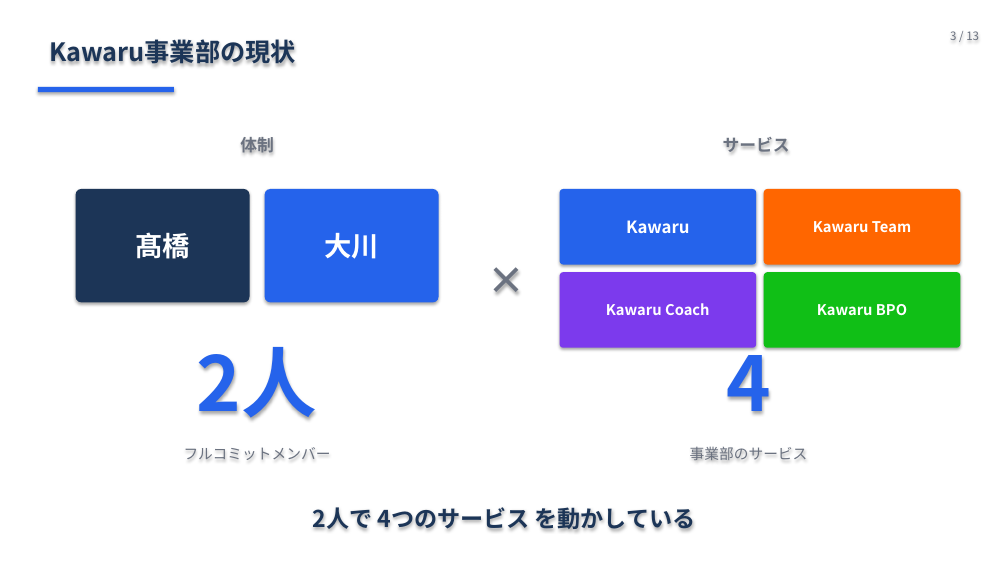
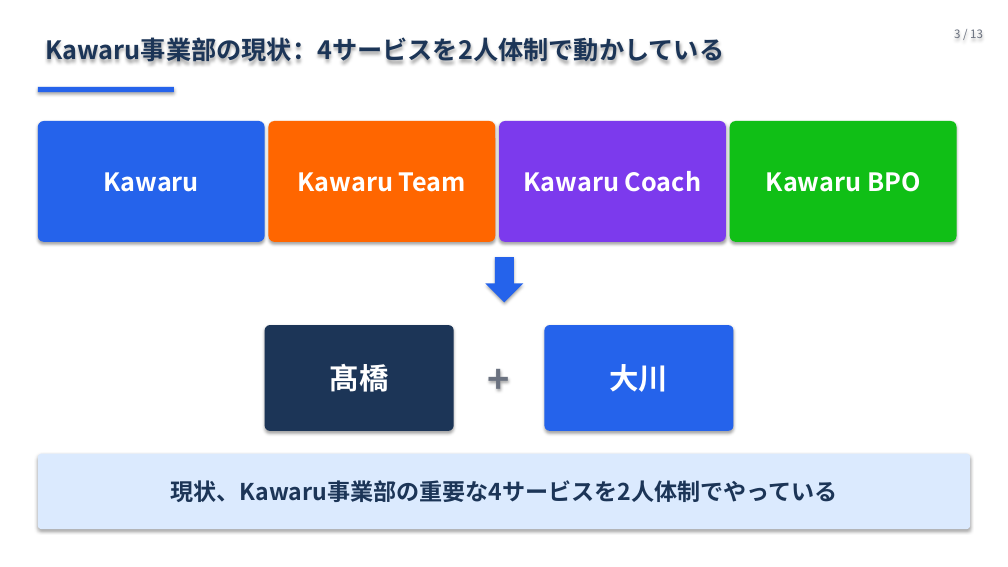
Before and after one commit to Ryunosuke-Okawa/Ryunosuke-n1, a slide deck: slide 3 of strategy/AI社員5人_発表_20260426.pptx. Drawn at 1008x567 pixels with LibreOffice and Linux fonts; fonts in the diff are those of the drawing. Boxes give left, top, right and bottom in pixels: in the first picture for what was removed or moved away, otherwise in the second. Text is boxed around its words. In the diff, an @@ line names an element or a change of style, - is before the commit and + after.

```diff
--- a/strategy/AI社員5人_発表_20260426.pptx
+++ b/strategy/AI社員5人_発表_20260426.pptx
@@ text "3 / 13": place and size @@
-text "3 / 13" at [950,31,979,40]
+text "3 / 13" at [954,29,983,38]
@@ text at [45,37,724,64]: text changed @@
-Kawaru事業部の現状
+Kawaru事業部の現状：4サービスを2人体制で動かしている
@@ rounded rectangle "Kawaru": place and size @@
-rounded rectangle "Kawaru" at [560,189,756,265]
+rounded rectangle "Kawaru" at [38,121,265,242]
@@ rounded rectangle "Kawaru" at [38,121,265,242]: size 16 to 24 pt @@
@@ text removed at [240,134,274,156] @@
-体制
@@ rounded rectangle "Kawaru Team": place and size @@
-rounded rectangle "Kawaru Team" at [764,189,960,265]
+rounded rectangle "Kawaru Team" at [268,121,495,242]
@@ size 14 to 24 pt in 3 elements at [730,121,957,242], [268,121,495,242], [499,121,726,242] @@
@@ rounded rectangle "Kawaru Coach": place and size @@
-rounded rectangle "Kawaru Coach" at [560,272,756,348]
+rounded rectangle "Kawaru Coach" at [499,121,726,242]
@@ text removed at [723,137,790,152] @@
-サービス
@@ rounded rectangle "Kawaru BPO": place and size @@
-rounded rectangle "Kawaru BPO" at [764,272,960,348]
+rounded rectangle "Kawaru BPO" at [730,121,957,242]
@@ down arrow added at [485,257,523,302], fill #2563EB @@
@@ rounded rectangle "髙橋": place and size @@
-rounded rectangle "髙橋" at [76,189,250,302]
+rounded rectangle "髙橋" at [265,325,454,431]
@@ rounded rectangle "髙橋" at [265,325,454,431]: size 26 to 28 pt @@
@@ text at [461,325,537,431]: text changed @@
-×
++
@@ rounded rectangle "大川" at [544,325,734,431]: size 26 to 28 pt @@
@@ rounded rectangle "大川": place and size @@
-rounded rectangle "大川" at [265,189,439,302]
+rounded rectangle "大川" at [544,325,734,431]
@@ text removed at [197,347,317,420] @@
-2人
@@ text removed at [726,334,771,413] @@
-4
@@ text removed at [184,447,331,460] @@
-フルコミットメンバー
@@ text removed at [690,447,808,461] @@
-事業部のサービス
@@ rounded rectangle added at [38,454,970,529], fill #DBEAFE, 22 pt, text #1C3557, bold @@
+現状、Kawaru事業部の重要な4サービスを2人体制でやっている
@@ text removed at [313,507,696,531] @@
-2人で 4つのサービス を動かしている
```
Also in this commit, not shown: 3 other slides changed, 2 slides added, 2 slides removed, 2 other files.
